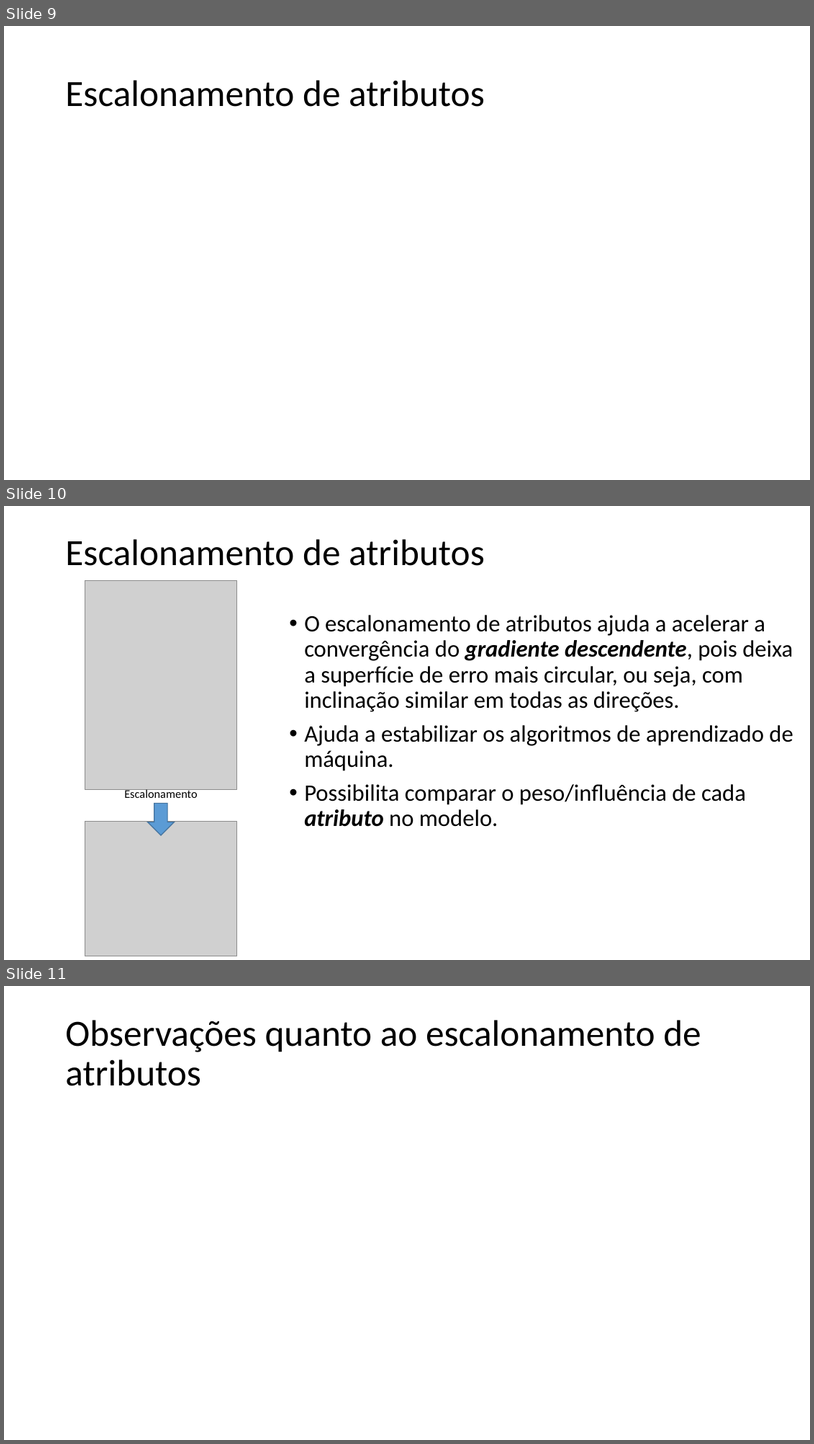
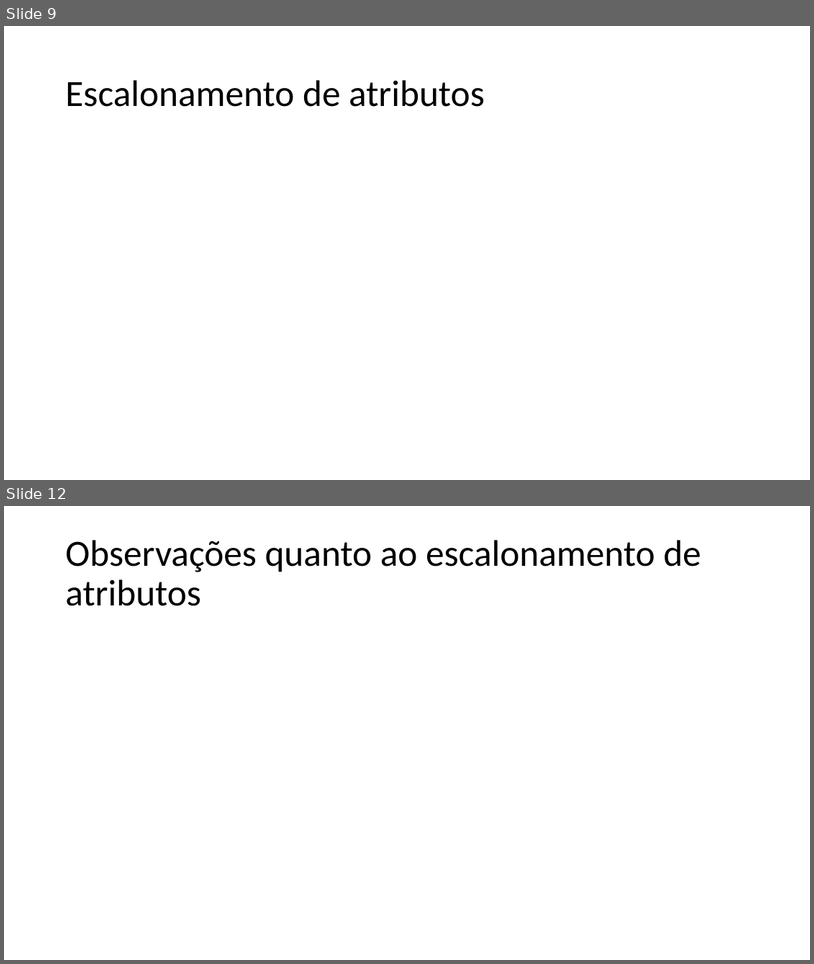
Before and after one commit to zz4fap/t319_aprendizado_de_maquina, a slide deck: slides/T319_Regressão_Linear (Escalonamento de Atributos).pptx. Shown one above the other, each under a label of ours: slides 9, 10 and 11 before the commit, slides 9 and 12 after it; the slides between them are not shown. The pictures are 814x1444 and 814x964 pixels, drawn with LibreOffice and Linux fonts; fonts in the diff are those of the drawing; grey boxes stand for pictures. Boxes give left, top, right and bottom in pixels: in the first picture for what was removed or moved away, otherwise in the second. Text is boxed around its words. In the diff, an @@ line names an element or a change of style, - is before the commit and + after.

```diff
--- a/slides/T319_Regressão_Linear (Escalonamento de Atributos).pptx
+++ b/slides/T319_Regressão_Linear (Escalonamento de Atributos).pptx
@@ slide 10 removed at box(4, 506, 810, 960), background #FFFFFF @@
@@ title removed at box(65, 539, 485, 566) @@
-Escalonamento de atributos
@@ text removed at box(304, 615, 793, 826) @@
-• O escalonamento de atributos ajuda a acelerar a convergência do gradiente descendente, pois deixa a superfície de erro mais circular, ou seja, com inclinação similar em todas as direções.
-• Ajuda a estabilizar os algoritmos de aprendizado de máquina.
-• Possibilita comparar o peso/influência de cada atributo no modelo.
@@ group removed at box(85, 580, 237, 956): 2 pictures, 1 down arrow, 1 text @@
-Escalonamento
@@ what was slide 11 is now slide 12 @@
```
Also in this commit, not shown: 2 slides added, 3 other files.
